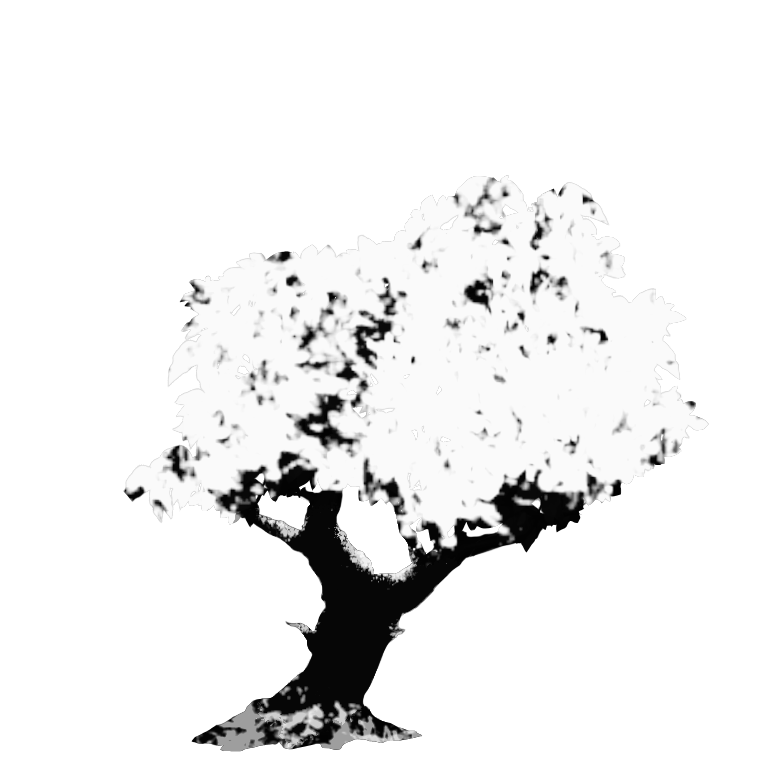
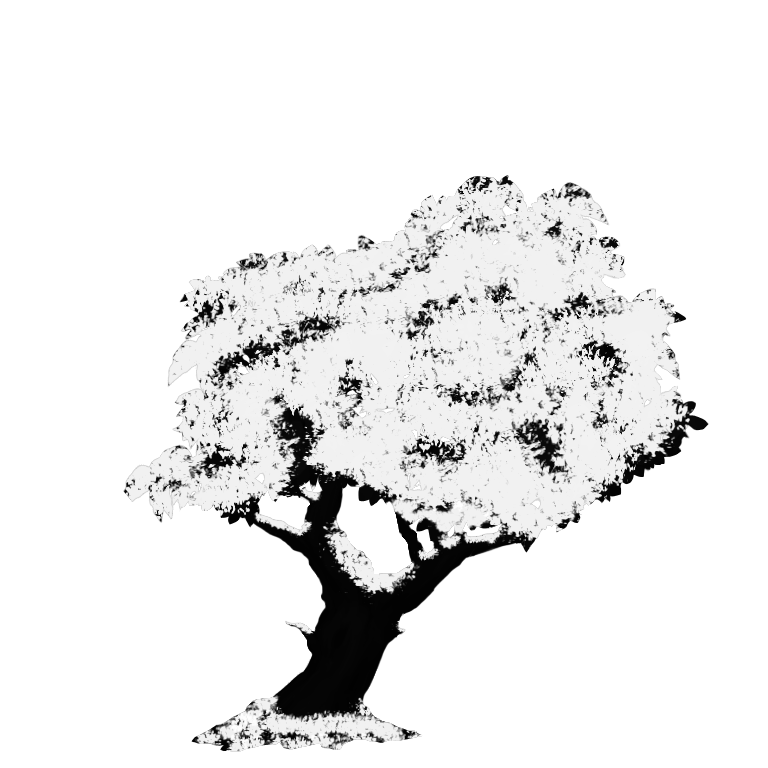
Layers edited between the first and the second 768 × 768 image:
renamed "Background" to "Background #1", painted on it over [124, 175, 709, 752]
